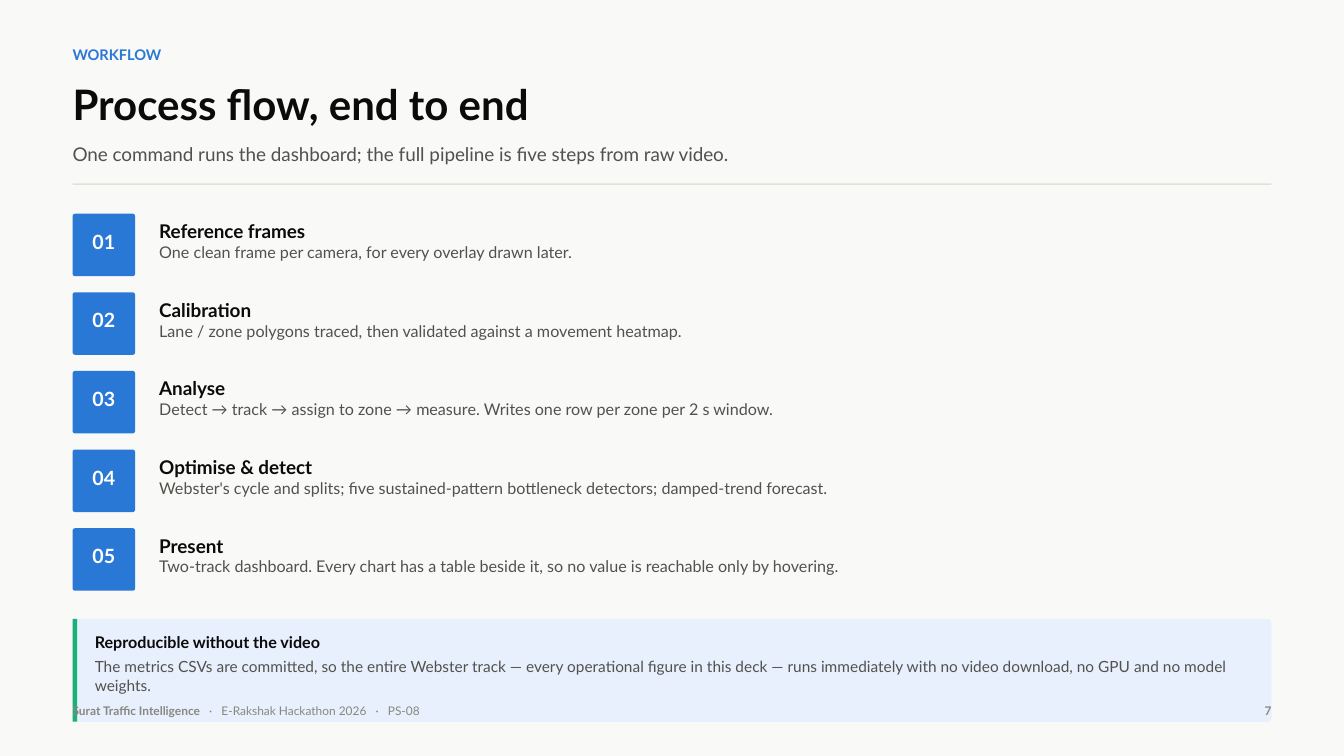
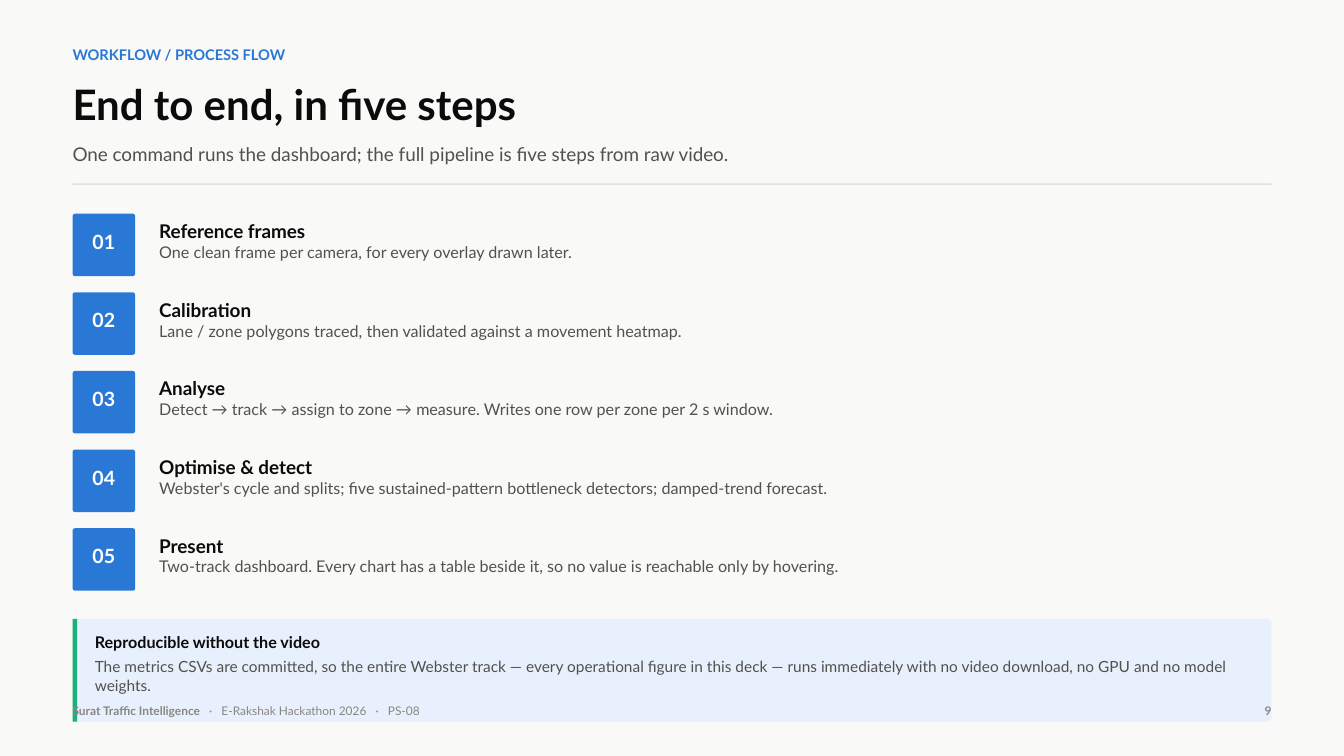
Before and after one commit to Nikhil-AI-Labs/Traffic-Management-System, a slide deck: slide 9 of submission/Surat-Traffic-Intelligence-PS08.pptx (slide 7 before the commit). Drawn at 1344x756 pixels with LibreOffice and Linux fonts; fonts in the diff are those of the drawing. Boxes give left, top, right and bottom in pixels: in the first picture for what was removed or moved away, otherwise in the second. Text is boxed around its words. In the diff, an @@ line names an element or a change of style, - is before the commit and + after.

```diff
--- a/submission/Surat-Traffic-Intelligence-PS08.pptx
+++ b/submission/Surat-Traffic-Intelligence-PS08.pptx
@@ text at (73,49,285,60): text changed @@
-WORKFLOW
+WORKFLOW / PROCESS FLOW
@@ text at (73,88,516,127): text changed @@
-Process flow, end to end
+End to end, in five steps
@@ text at (1265,706,1272,715): text changed @@
-7
+9
```
Also in this commit, not shown: 9 other slides changed, 3 other files.
